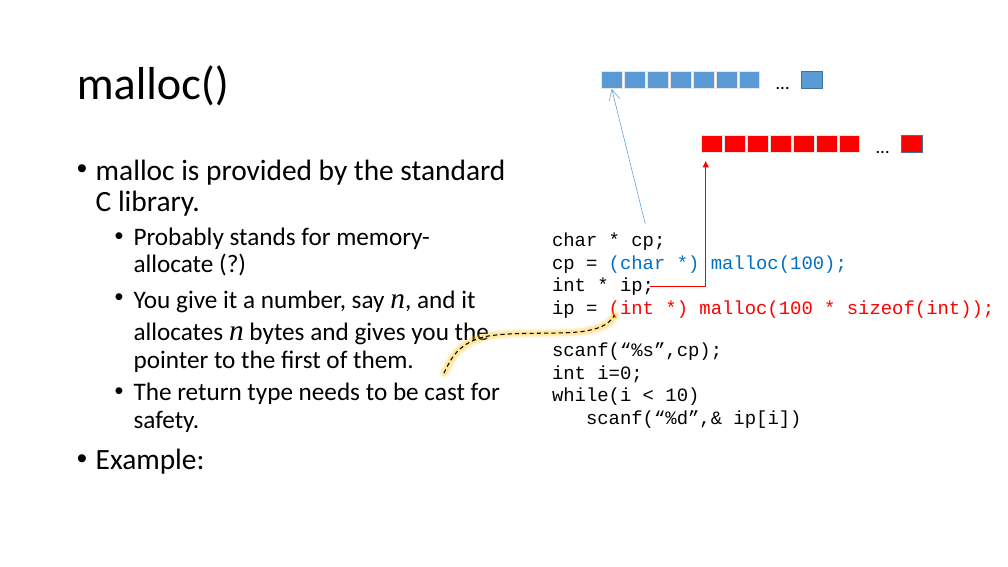
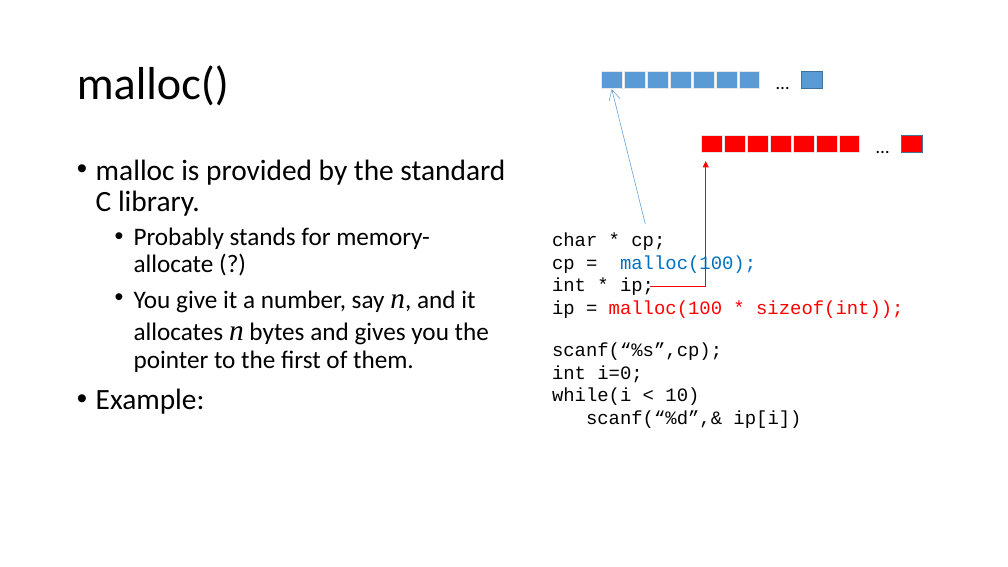
Before and after one commit to rbadrinath/FCP, a slide deck: slide 18 of slides/08-Pointers.pptx. Drawn at 1008x567 pixels with LibreOffice and Linux fonts; fonts in the diff are those of the drawing. Boxes give left, top, right and bottom in pixels: in the first picture for what was removed or moved away, otherwise in the second. Text is boxed around its words. In the diff, an @@ line names an element or a change of style, - is before the commit and + after.

```diff
--- a/slides/08-Pointers.pptx
+++ b/slides/08-Pointers.pptx
@@ text at (552, 233, 903, 318): text changed @@
-char * cp;
-cp = (char *) malloc(100);
-int * ip;
-ip = (int *) malloc(100 * sizeof(int));
+char * cp;
+cp = malloc(100);
+int * ip;
+ip = malloc(100 * sizeof(int));
@@ freeform shape removed at (444, 315, 615, 374) @@
@@ text at (134, 382, 500, 432): paragraph removed @@
-  • The return type needs to be cast for safety.
```
Also in this commit, not shown: 3 other slides changed, 4 other files.
